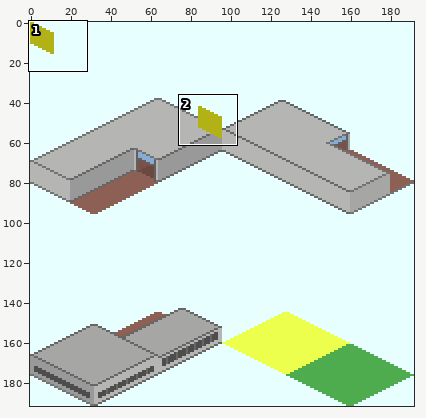
Sprite sheet, stored at source/n_png/Subway_Station_Gateway_H1.png. Above, an overview of the earlier version with the close-up marked.
Close-up. Old version:
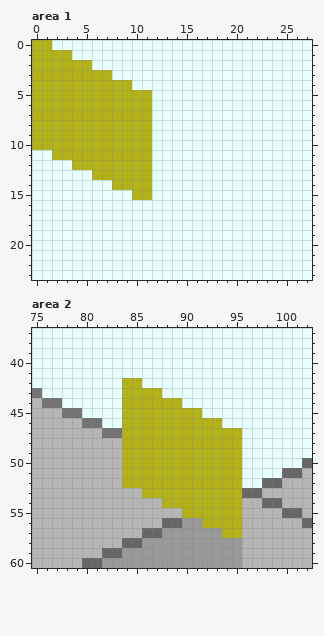
The file is 192x192 pixels. Colours within 5 levels of each other are drawn and written as one. Shown: area 1: x 0..27, y 0..23; area 2: x 75..102, y 37..60.
The same view after the edit:
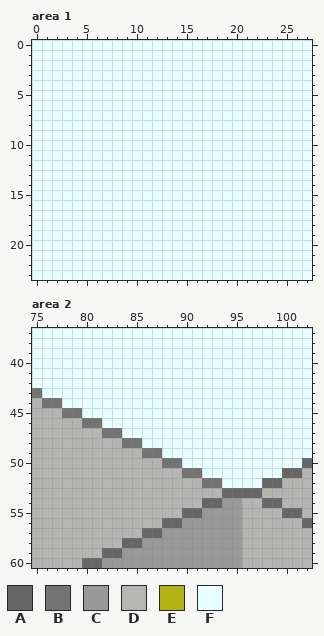
Palette (. is transparent): A #666666  B #737373  C #999999  D #b5b5b3  E #b2b216  F #e7ffff
Diff:
Area 1:
y 0: x 0..1 EE -> FF
y 1: x 0..3 EEEE -> FFFF
y 2: x 0..5 EEEEEE -> FFFFFF
y 3: x 0..7 EEEEEEEE -> FFFFFFFF
y 4: x 0..9 EEEEEEEEEE -> FFFFFFFFFF
y 5..10: x 0..11 EEEEEEEEEEEE -> FFFFFFFFFFFF
y 11: x 2..11 EEEEEEEEEE -> FFFFFFFFFF
y 12: x 4..11 EEEEEEEE -> FFFFFFFF
y 13: x 6..11 EEEEEE -> FFFFFF
y 14: x 8..11 EEEE -> FFFF
y 15: x 10..11 EE -> FF
Area 2:
y 42: x 84..85 EE -> FF
y 43: x 84..87 EEEE -> FFFF
y 44: x 84..89 EEEEEE -> FFFFFF
y 45: x 84..91 EEEEEEEE -> FFFFFFFF
y 46: x 84..93 EEEEEEEEEE -> FFFFFFFFFF
y 47: x 84..95 EEEEEEEEEEEE -> FFFFFFFFFFFF
y 48: x 84..95 EEEEEEEEEEEE -> BBFFFFFFFFFF
y 49: x 84..95 EEEEEEEEEEEE -> DDBBFFFFFFFF
y 50: x 84..95 EEEEEEEEEEEE -> DDDDBBFFFFFF
y 51: x 84..95 EEEEEEEEEEEE -> DDDDDDBBFFFF
y 52: x 84..95 EEEEEEEEEEEE -> DDDDDDDDBBFF
y 53: x 86..95 EEEEEEEEEE -> DDDDDDDDAA
y 54: x 88..95 EEEEEEEE -> DDDDAACC
y 55: x 90..95 EEEEEE -> AACCCC
y 56: x 92..95 EEEE -> CCCC
y 57: x 94..95 EE -> CC
Boxes around the changes in both close-ups, in picture pixels (x1, y1, x2, y2):
changed: (32, 40, 152, 200)
changed: (122, 378, 242, 538)
